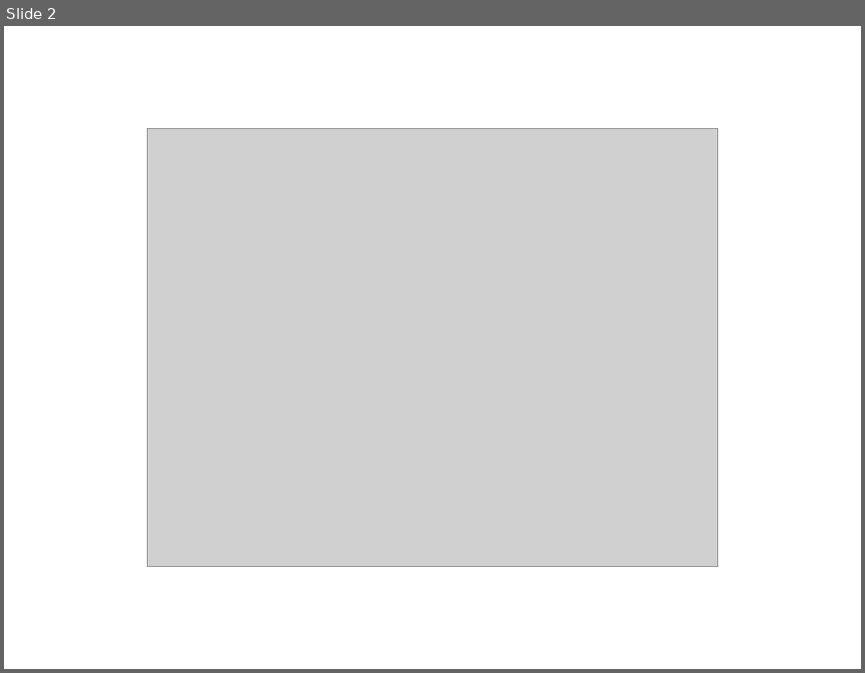
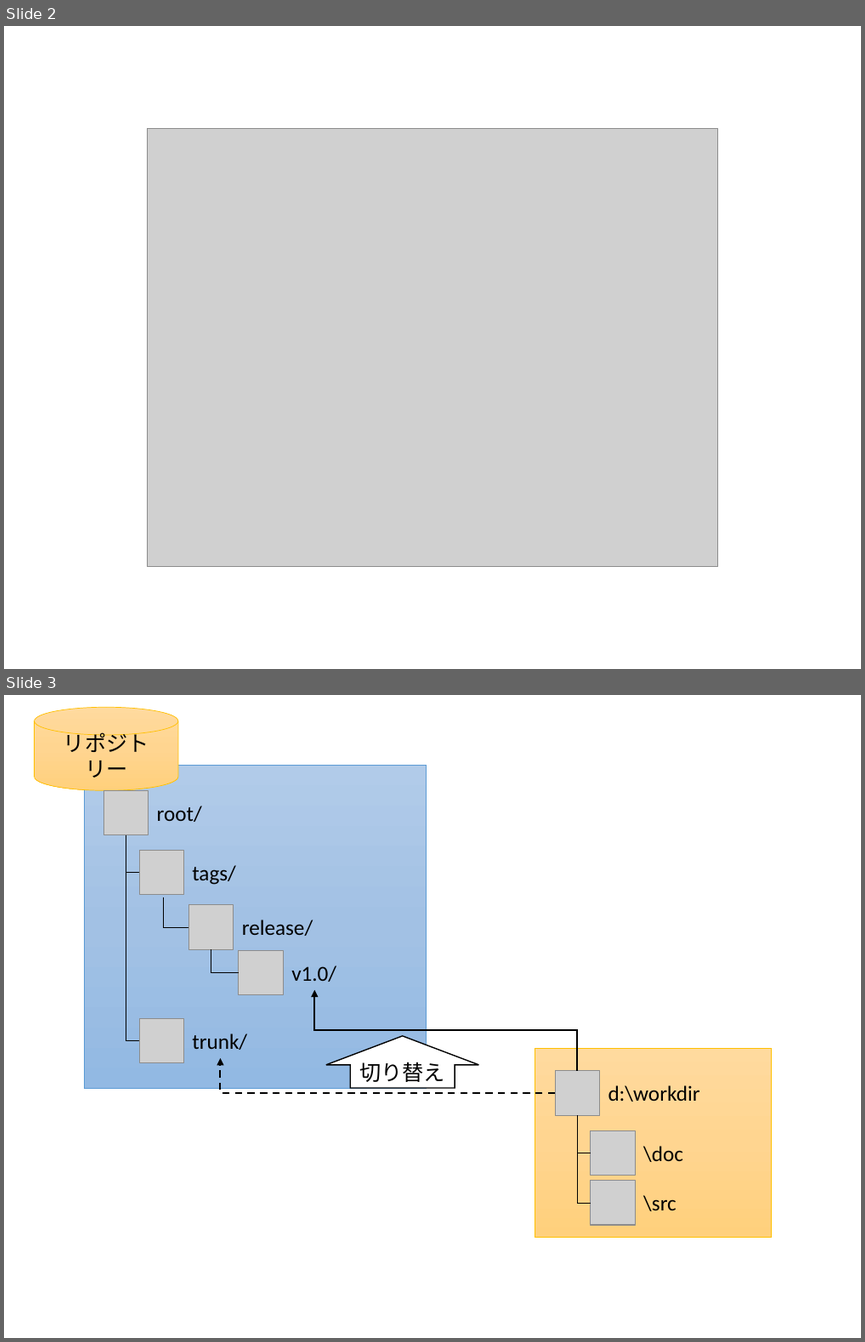
Before and after one commit to masaru-b-cl/introduction-to-svn, a slide deck: pptx/chapter-10.pptx. Shown one above the other, each under a label of ours: slide 2 before the commit, slides 2 and 3 after it. The pictures are 865x673 and 865x1342 pixels, drawn with LibreOffice and Linux fonts; fonts in the diff are those of the drawing; grey boxes stand for pictures. Boxes give left, top, right and bottom in pixels: in the first picture for what was removed or moved away, otherwise in the second. Text is boxed around its words. In the diff, an @@ line names an element or a change of style, - is before the commit and + after.

```diff
--- a/pptx/chapter-10.pptx
+++ b/pptx/chapter-10.pptx
@@ slide 3 added at bbox=[4, 695, 861, 1338], background #FFFFFF @@
@@ cylinder added at bbox=[34, 707, 178, 790], fill gradient #FFDB9E to #FFD590 to #FFD07C, outline #FFC000 0.5 pt, 18 pt, text #000000 @@
+リポジトリー
@@ rectangle added at bbox=[84, 766, 426, 1088], fill gradient #B1CBE9 to #A3C1E5 to #93B9E4, outline #5B9BD5 0.5 pt @@
@@ picture added at bbox=[103, 790, 148, 834] @@
@@ text added at bbox=[157, 805, 202, 822], 18 pt, text #000000 @@
+root/
@@ elbow line added from (126, 834) to (139, 873), #000000 0.5 pt @@
@@ elbow line added from (126, 834) to (139, 1040), #000000 0.5 pt @@
@@ picture added at bbox=[139, 850, 184, 895] @@
@@ text added at bbox=[192, 865, 236, 885], 18 pt, text #000000 @@
+tags/
@@ elbow line added from (163, 897) to (189, 927), #000000 0.5 pt @@
@@ picture added at bbox=[189, 905, 234, 949] @@
@@ text added at bbox=[242, 919, 313, 936], 18 pt, text #000000 @@
+release/
@@ elbow line added from (211, 949) to (239, 973), #000000 0.5 pt @@
@@ picture added at bbox=[239, 950, 284, 995] @@
@@ text added at bbox=[291, 965, 336, 981], 18 pt, text #000000 @@
+v1.0/
@@ elbow arrow added from (577, 1071) to (314, 990), #000000 1.5 pt @@
@@ picture added at bbox=[139, 1018, 184, 1062] @@
@@ text added at bbox=[192, 1033, 247, 1049], 18 pt, text #000000 @@
+trunk/
@@ up arrow added at bbox=[326, 1036, 478, 1089], fill #FFFFFF, outline #000000 1 pt, 18 pt, text #000000 @@
+切り替え
@@ rectangle added at bbox=[535, 1048, 772, 1236], fill gradient #FFDB9E to #FFD590 to #FFD07C, outline #FFC000 0.5 pt @@
@@ elbow arrow added from (555, 1093) to (220, 1058), #000000 1.5 pt dashed @@
@@ picture added at bbox=[555, 1071, 600, 1115] @@
@@ text added at bbox=[608, 1085, 700, 1101], 18 pt, text #000000 @@
+d:\workdir
@@ elbow line added from (577, 1115) to (590, 1152), #000000 0.5 pt @@
@@ elbow line added from (577, 1121) to (590, 1202), #000000 0.5 pt @@
@@ picture added at bbox=[590, 1130, 635, 1174] @@
@@ text added at bbox=[643, 1145, 683, 1162], 18 pt, text #000000 @@
+\doc
@@ picture added at bbox=[590, 1180, 635, 1225] @@
@@ text added at bbox=[643, 1195, 676, 1211], 18 pt, text #000000 @@
+\src
```
Also in this commit, not shown: 3 other slides added, 5 other files.
